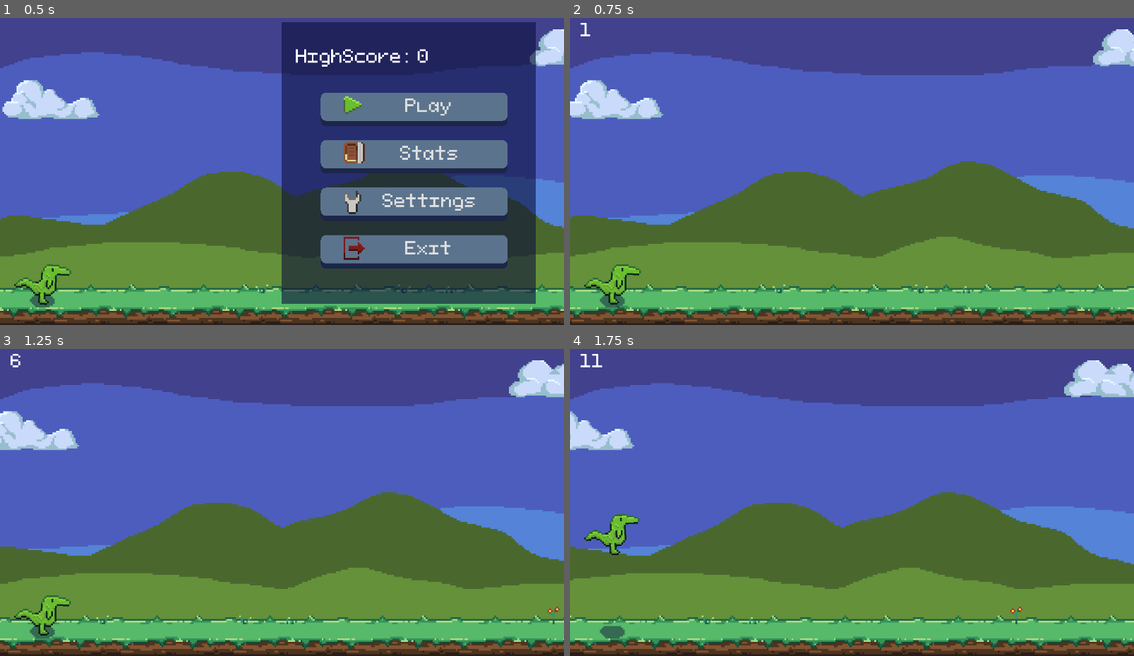
Above: before the commit, frames 1-4 (two rows, left to right).
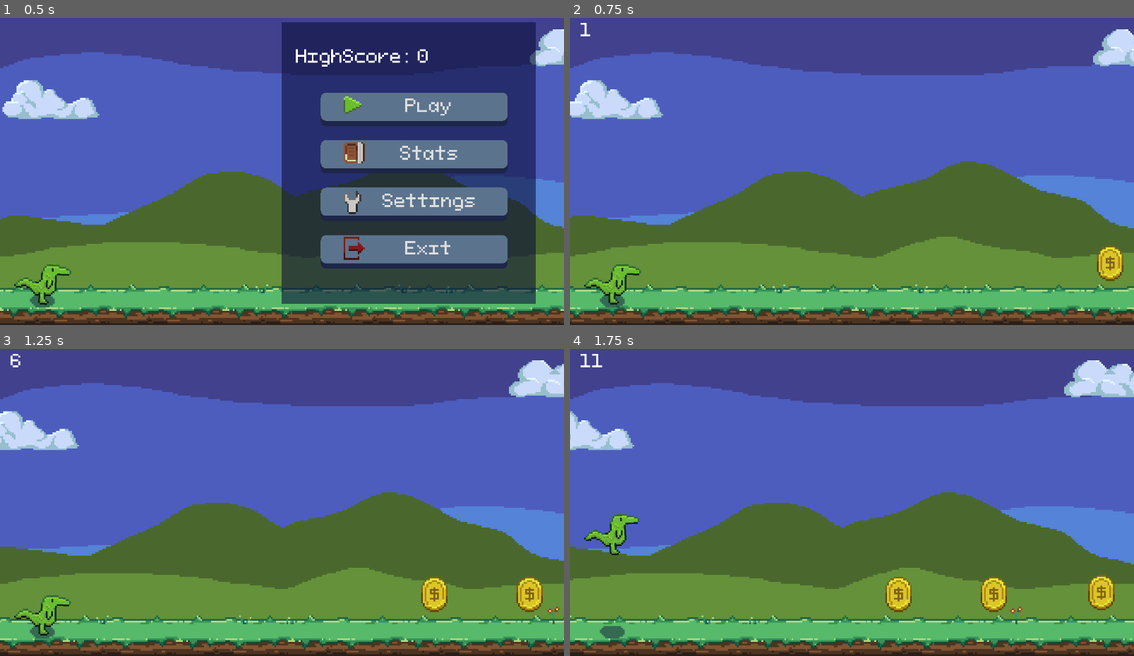
Above: after the commit, the same moments.

Repository: zMenta/DinosaurRun
Game: Godot game, scene res://main/Main.tscn
Same seed, same stepped clock (60 frames per second), same inputs: the game is played once before the commit and once after it.
Inputs:
- Up to frame 1 (0.5 s): no input
- Up to frame 2 (0.75 s): click "Play" at 0.5 s
- Up to frame 3 (1.25 s): no input
- Up to frame 4 (1.75 s): tap Space (jump) at 1.52 s

Frame 1 is identical in both runs. In frame 2, 0.5% of the frame differs, in the area x 93-99%, y 74-86%; in frame 3, 0.9%; in frame 4, 1.4%, in the area x 55-97%, y 73-86%.

Commit message:
coin base

Diff:
--- a/DinosaurRun/main/Main.tscn
+++ b/DinosaurRun/main/Main.tscn
@@ -9,6 +9,7 @@
 [ext_resource path="res://scenes/interface/menu_gameover/MenuGameOver.tscn" type="PackedScene" id=7]
 [ext_resource path="res://scenes/interface/menu_options/MenuOptions.tscn" type="PackedScene" id=8]
 [ext_resource path="res://scenes/interface/menu_stats/MenuStats.tscn" type="PackedScene" id=9]
+[ext_resource path="res://scenes/world/coin/Coin.tscn" type="PackedScene" id=10]
 
 [node name="Main" type="Node2D"]
 script = ExtResource( 3 )
@@ -19,6 +20,15 @@
 position = Vector2( 24, 158 )
 
 [node name="ObstacleManager" parent="." instance=ExtResource( 2 )]
+
+[node name="Coin" parent="ObstacleManager" instance=ExtResource( 10 )]
+position = Vector2( 396, 145 )
+
+[node name="Coin2" parent="ObstacleManager" instance=ExtResource( 10 )]
+position = Vector2( 450, 145 )
+
+[node name="Coin3" parent="ObstacleManager" instance=ExtResource( 10 )]
+position = Vector2( 511, 144 )
 
 [node name="SpeedIncreaseTimer" type="Timer" parent="."]
 wait_time = 0.1
--- a/DinosaurRun/project.godot
+++ b/DinosaurRun/project.godot
@@ -13,6 +13,11 @@
 "class": "BaseState",
 "language": "GDScript",
 "path": "res://scenes/player/states/BaseState.gd"
+}, {
+"base": "Area2D",
+"class": "Coin",
+"language": "GDScript",
+"path": "res://scenes/world/coin/Coin.gd"
 }, {
 "base": "Node2D",
 "class": "EnviromentLayer",
@@ -46,6 +51,7 @@
 } ]
 _global_script_class_icons={
 "BaseState": "",
+"Coin": "",
 "EnviromentLayer": "",
 "GameSettings": "",
 "Obstacle": "",
--- /dev/null
+++ b/DinosaurRun/scenes/world/coin/Coin.gd
@@ -0,0 +1,23 @@
+extends Area2D
+class_name Coin
+
+signal coin_obtained
+
+export(float) var speed : float = 120
+export(bool) var is_moving : bool = true
+
+
+func _physics_process(delta: float) -> void:
+	if not is_moving:
+		return
+
+	position.x -= speed * delta
+
+
+func _on_Coin_body_entered(body: Node) -> void:
+	if body is Player:
+		emit_signal("coin_obtained")
+
+
+func _on_VisibilityNotifier2D_screen_exited() -> void:
+	queue_free()
--- /dev/null
+++ b/DinosaurRun/scenes/world/coin/Coin.tscn
@@ -0,0 +1,24 @@
+[gd_scene load_steps=4 format=2]
+
+[ext_resource path="res://scenes/world/coin/coin.png" type="Texture" id=1]
+[ext_resource path="res://scenes/world/coin/Coin.gd" type="Script" id=2]
+
+[sub_resource type="RectangleShape2D" id=1]
+extents = Vector2( 8.5, 11 )
+
+[node name="Coin" type="Area2D"]
+script = ExtResource( 2 )
+
+[node name="CollisionShape2D" type="CollisionShape2D" parent="."]
+position = Vector2( 0.5, 0 )
+shape = SubResource( 1 )
+
+[node name="Sprite" type="Sprite" parent="."]
+texture = ExtResource( 1 )
+
+[node name="VisibilityNotifier2D" type="VisibilityNotifier2D" parent="."]
+position = Vector2( 0.5, 0 )
+scale = Vector2( 0.85, 1 )
+
+[connection signal="body_entered" from="." to="." method="_on_Coin_body_entered"]
+[connection signal="screen_exited" from="VisibilityNotifier2D" to="." method="_on_VisibilityNotifier2D_screen_exited"]
Not shown: 1 places in DinosaurRun/main/Main.tscn that only renumber resources
